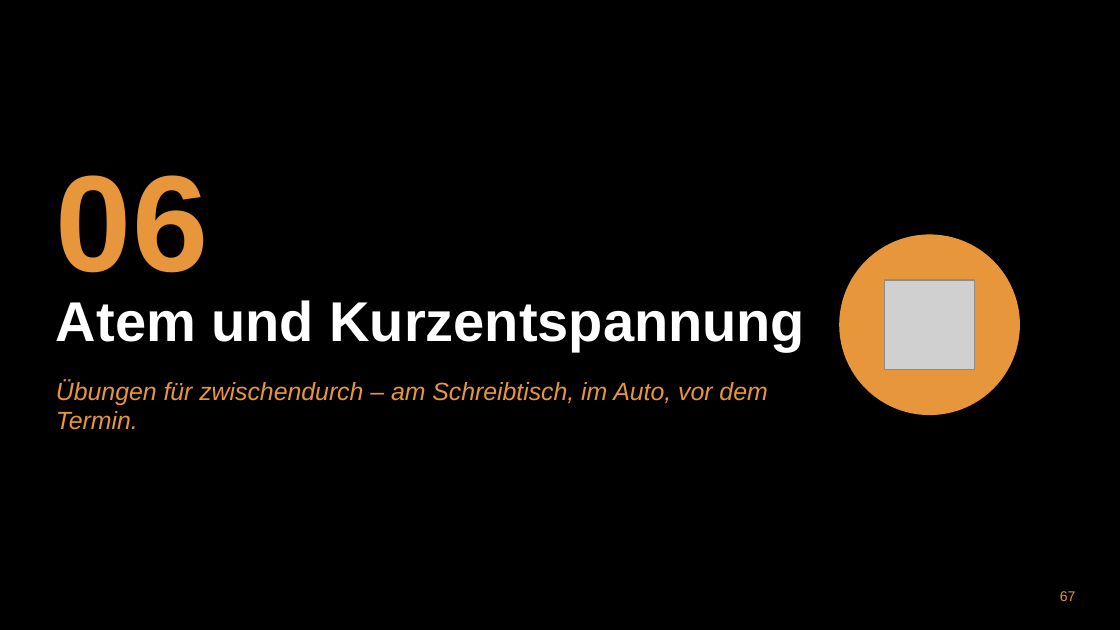
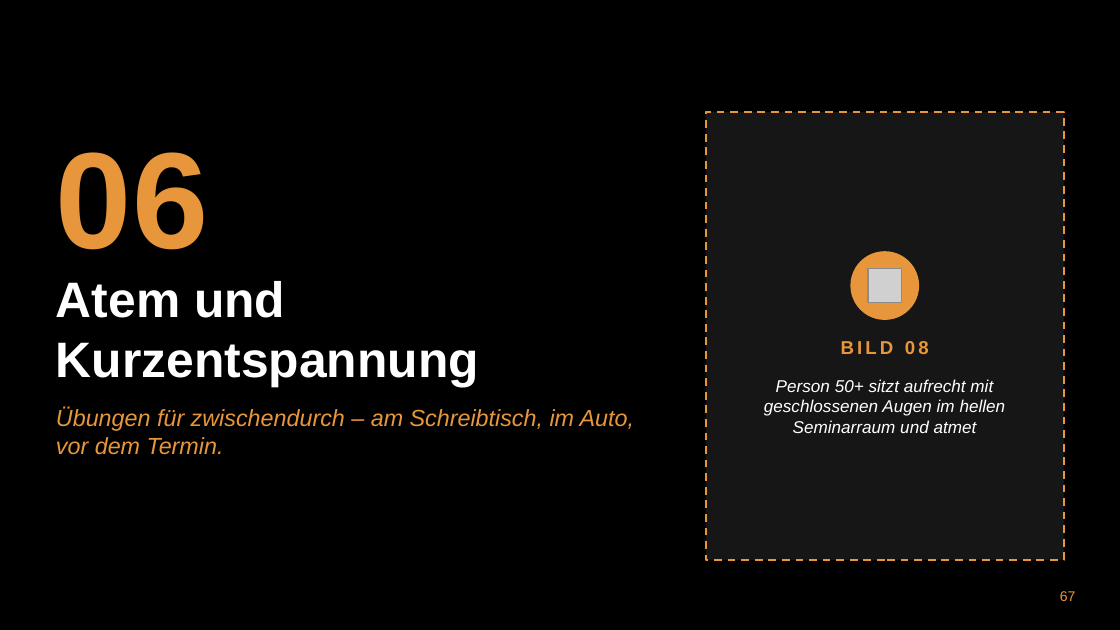
Before and after one commit to munderlohsven-dev/BVKT, a slide deck: slide 67 of praesentationen/zweitagesseminar_mentale_staerke_achtsamkeit/Zweitagesseminar_Mentale_Staerke_Achtsamkeit.pptx. Drawn at 1120x630 pixels with LibreOffice and Linux fonts; fonts in the diff are those of the drawing; grey boxes stand for pictures; background and template pictures are left out. Boxes give left, top, right and bottom in pixels: in the first picture for what was removed or moved away, otherwise in the second. Text is boxed around its words. In the diff, an @@ line names an element or a change of style, - is before the commit and + after.

```diff
--- a/praesentationen/zweitagesseminar_mentale_staerke_achtsamkeit/Zweitagesseminar_Mentale_Staerke_Achtsamkeit.pptx
+++ b/praesentationen/zweitagesseminar_mentale_staerke_achtsamkeit/Zweitagesseminar_Mentale_Staerke_Achtsamkeit.pptx
@@ text "06": place and size @@
-text "06" at bbox=[56, 175, 208, 273]
+text "06" at bbox=[56, 152, 208, 250]
@@ rectangle added at bbox=[706, 112, 1064, 560], fill #161616, outline #E8963C 1.25 pt dashed @@
@@ text "Atem und Kurzentspannung": place and size @@
-text "Atem und Kurzentspannung" at bbox=[56, 300, 805, 351]
+text "Atem und Kurzentspannung" at bbox=[56, 281, 479, 387]
@@ text "Atem und Kurzentspannung" at bbox=[56, 281, 479, 387]: size 36 to 32 pt; vertical alignment top to middle @@
@@ ellipse: place and size @@
-ellipse at bbox=[840, 235, 1019, 414]
+ellipse at bbox=[851, 252, 918, 319]
@@ picture added at bbox=[868, 269, 902, 302] @@
@@ picture removed at bbox=[885, 280, 974, 370] @@
@@ text added at bbox=[841, 341, 929, 354], 12 pt, text #E8963C, bold @@
+BILD 08
@@ text added at bbox=[764, 379, 1006, 433], 11 pt, text #FFFFFF, italic @@
+Person 50+ sitzt aufrecht mit geschlossenen Augen im hellen Seminarraum und atmet
@@ text "Übungen für zwischendurch – am ...": place and size @@
-text "Übungen für zwischendurch – am ..." at bbox=[56, 380, 767, 430]
+text "Übungen für zwischendurch – am ..." at bbox=[56, 407, 634, 455]
@@ text "Übungen für zwischendurch – am ..." at bbox=[56, 407, 634, 455]: size 16 to 15 pt @@
```
Also in this commit, not shown: 28 other slides changed, 7 other files.
